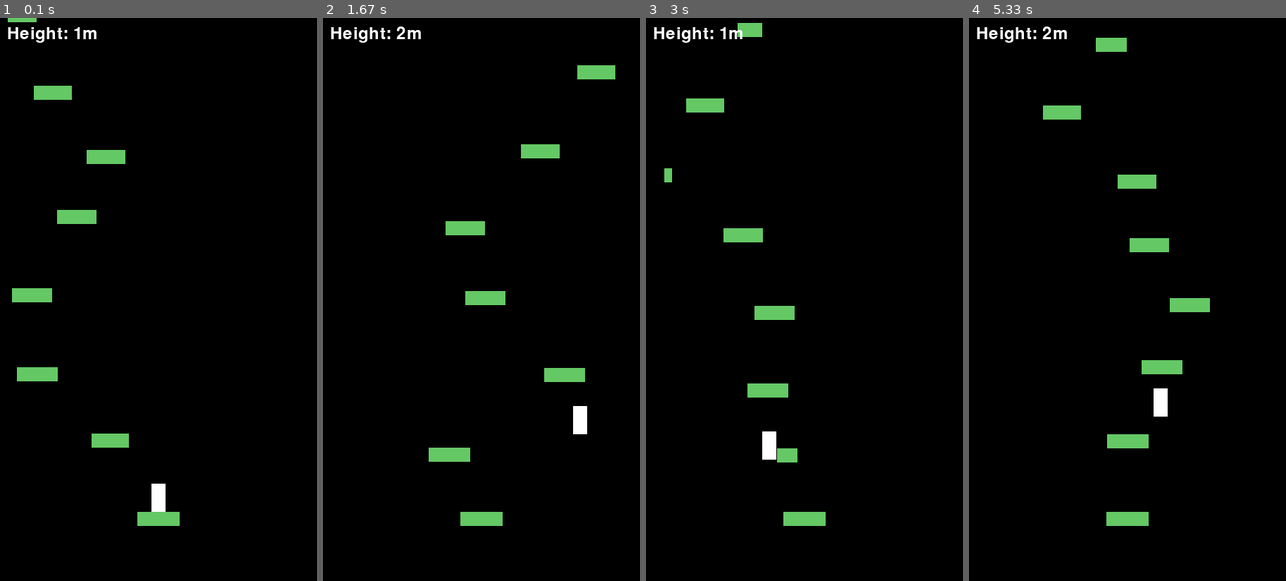
Above: before the commit, frames 1-4 (left to right).
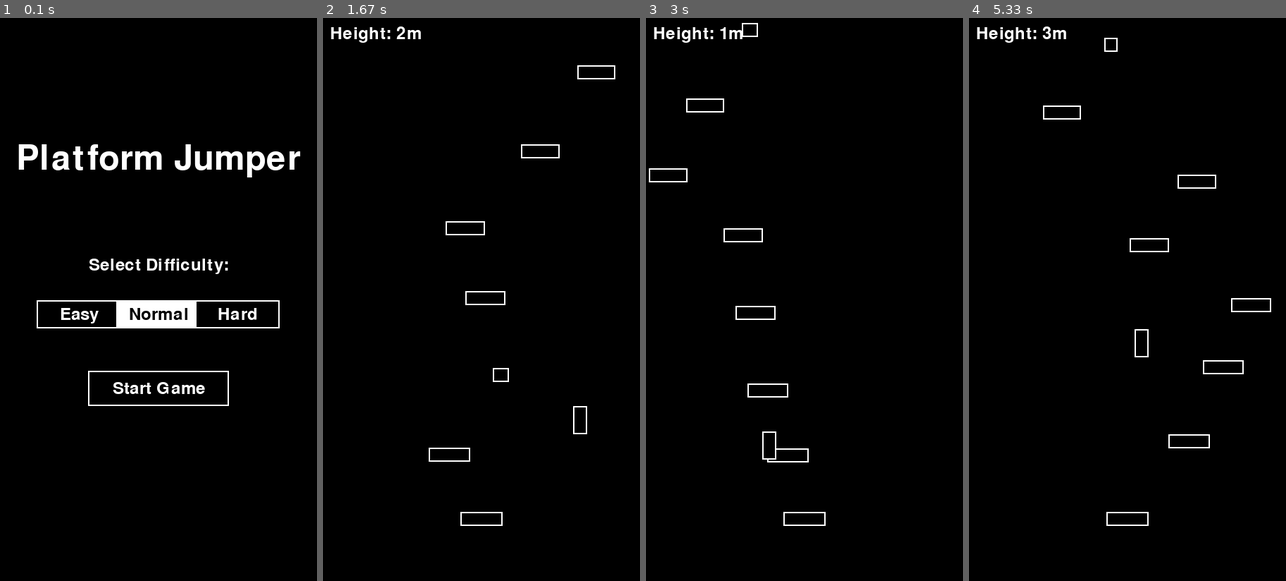
Above: after the commit, the same moments.

Repository: nacjji/platformer_pygame
Game: pygame game, started from main.py
The game is run twice, just before and just after one commit, with the same random seed, the same clock (stepped at 60 frames per second) and the same inputs.
Inputs (mouse positions are in pixels of both pictures, inside the frame that each line leads up to):
- Up to frame 1 (0.1 s): no input
- Up to frame 2 (1.67 s): click (481, 389) at 0.38 s, where only the run after the commit has a clickable "Start Game"; hold Right 0.67-1.13 s; hold R 1.17-1.63 s; hold Right 1.17-1.63 s; tap Space at 1.23, 1.53 s
- Up to frame 3 (3 s): click (804, 338) at 1.72 s; click "RETRY" at 2.55 s; hold Left from 2.83 s (still down); tap Space at 2.9 s
- Up to frame 4 (5.33 s): tap Space at 3.2, 4.23, 4.53, 4.9, 5.2 s; release Left at 3.37 s; click "RETRY" at 3.88 s; hold Right 4.17-4.8 s; hold Left 4.83-5.3 s

The runs differ from the first frame. In frame 1, 7.1% of the frame differs, in the area x 2-95%, y 0-91%; in frame 2, 2.4%; in frame 3, 2.3%; in frame 4, 3.1%.

Commit message:
feat: splash & difficaulty

Diff:
--- a/setup.py
+++ b/setup.py
@@ -7,8 +7,15 @@
     'argv_emulation': False,
     'packages': ['pygame'],
     'includes': ['pygame'],
-    'excludes': ['tkinter', 'numpy', 'OpenGL'],
+    'excludes': ['tkinter'],
     'iconfile': 'icon.png' if os.path.exists('icon.png') else None,
+    'plist': {
+        'CFBundleIdentifier': 'com.yourdomain.platformer',
+        'CFBundleName': 'Platformer',
+        'CFBundleShortVersionString': '1.0.0',
+        'LSMinimumSystemVersion': '10.13.0',
+        'NSHighResolutionCapable': True,
+    }
 }
 
 setup(
--- /dev/null
+++ b/src/config/__init__.py
@@ -0,0 +1 @@
+# 패키지 초기화 파일
--- /dev/null
+++ b/src/config/difficulty_settings.py
@@ -0,0 +1,75 @@
+class DifficultySettings:
+    def __init__(self,
+                 platform_width_decrease,
+                 moving_platform_speed,
+                 moving_platform_max_speed,
+                 moving_platform_chance,
+                 transform_min_speed,
+                 transform_max_speed,
+                 transform_min_width_ratio,
+                 vanish_interval,
+                 vanish_duration,
+                 vanish_platform_chance,
+                 score_multiplier):
+        self.platform_width_decrease = platform_width_decrease
+        self.moving_platform_speed = moving_platform_speed
+        self.moving_platform_max_speed = moving_platform_max_speed
+        self.moving_platform_chance = moving_platform_chance
+        self.transform_min_speed = transform_min_speed
+        self.transform_max_speed = transform_max_speed
+        self.transform_min_width_ratio = transform_min_width_ratio
+        self.vanish_interval = vanish_interval
+        self.vanish_duration = vanish_duration
+        self.vanish_platform_chance = vanish_platform_chance
+        self.score_multiplier = score_multiplier
+
+
+# 난이도별 설정 객체 생성
+EASY = DifficultySettings(
+    platform_width_decrease=0,  # 미적용
+    moving_platform_speed=1,
+    moving_platform_max_speed=4,
+    moving_platform_chance=0.2,
+    transform_min_speed=0.4,
+    transform_max_speed=2.4,
+    transform_min_width_ratio=0.3,
+    vanish_interval=3000,
+    vanish_duration=500,
+    vanish_platform_chance=0.1,
+    score_multiplier=0.9
+)
+
+NORMAL = DifficultySettings(
+    platform_width_decrease=1,
+    moving_platform_speed=2,
+    moving_platform_max_speed=5,
+    moving_platform_chance=0.3,
+    transform_min_speed=0.5,
+    transform_max_speed=2.0,
+    transform_min_width_ratio=0.2,
+    vanish_interval=2000,
+    vanish_duration=1000,
+    vanish_platform_chance=0.2,
+    score_multiplier=1.0
+)
+
+HARD = DifficultySettings(
+    platform_width_decrease=2,
+    moving_platform_speed=3,
+    moving_platform_max_speed=6,
+    moving_platform_chance=0.4,
+    transform_min_speed=0.6,
+    transform_max_speed=1.6,
+    transform_min_width_ratio=0.1,
+    vanish_interval=1000,
+    vanish_duration=1500,
+    vanish_platform_chance=0.3,
+    score_multiplier=1.1
+)
+
+# 난이도 설정 매핑
+DIFFICULTY_SETTINGS = {
+    "Easy": EASY,
+    "Normal": NORMAL,
+    "Hard": HARD
+}
--- a/src/constants.py
+++ b/src/constants.py
@@ -38,24 +38,12 @@
 PLATFORM_MIN_WIDTH = 1   # 최소 발판 너비를 1px로 설정
 PLATFORM_MAX_WIDTH = 60  # 최대 발판 너비
 PLATFORM_WIDTH_DECREASE = 1  # 발판 생성마다 줄어드는 너비
-# 한 화면에 그리는 발판 최대 개수
-PLATFORM_COUNT = SCREEN_HEIGHT // (PLATFORM_HEIGHT + 10)
 
-# 발판 생성 관련
-PLATFORM_MIN_GAP = MAX_JUMP_DISTANCE * 0.7  # 최소 수평 간격 (최대 점프 거리의 30%)
-PLATFORM_MAX_GAP = MAX_JUMP_DISTANCE * 0.9  # 최대 수평 간격 (최대 점프 거리의 70%)
-PLATFORM_MIN_HEIGHT_GAP = MAX_JUMP_HEIGHT * 0.7  # 최소 수직 간격
-PLATFORM_MAX_HEIGHT_GAP = MAX_JUMP_HEIGHT * 0.9  # 최대 수직 간격
 
 # 점프 최대 거리 계산
-MAX_HORIZONTAL_DISTANCE = PLAYER_SPEED * MAX_JUMP_TIME  # 수평으로 이동 가능한 최대 거리
 MAX_VERTICAL_DISTANCE = abs(
     JUMP_POWER * MAX_JUMP_TIME / 2 + 0.5 * GRAVITY * (MAX_JUMP_TIME / 2) ** 2)
 
-# 발판 간격 설정
-MIN_HORIZONTAL_GAP = MAX_HORIZONTAL_DISTANCE * 0.4
-MAX_HORIZONTAL_GAP = MAX_HORIZONTAL_DISTANCE * 0.7
-VERTICAL_GAP = MAX_VERTICAL_DISTANCE * 0.7
 
 # UI 설정
 FONT_SIZE = 36
@@ -68,17 +56,4 @@
 BUTTON_POS = (SCREEN_WIDTH//2 - 100, SCREEN_HEIGHT//2 + 50)  # 버튼 위치
 
 # 움직이는 플랫폼 설정
-MOVING_PLATFORM_SPEED = 3  # 움직이는 플랫폼의 기본 속도
-MOVING_PLATFORM_MAX_SPEED = 6  # 움직이는 플랫폼의 최대 속도
 MOVING_PLATFORM_RANGE = 100  # 움직이는 거리
-MOVING_PLATFORM_CHANCE = 0.4  # 움직이는 플랫폼이 생성될 확률
-
-# 변형 플랫폼 설정
-TRANSFORM_MIN_SPEED = 0.5  # 최소 변형 속도
-TRANSFORM_MAX_SPEED = 2.0  # 최대 변형 속도
-TRANSFORM_MIN_WIDTH_RATIO = 0.2  # 최소 너비 비율 (초기 너비의 10%)
-
-# 사라지는 플랫폼 설정
-VANISH_INTERVAL = 2000  # 사라지고 나타나는 주기 (밀리초)
-VANISH_DURATION = 1000  # 사라져있는 시간 (밀리초)
-VANISH_PLATFORM_CHANCE = 0.15  # 사라지는 플랫폼이 생성될 확률
--- a/src/game.py
+++ b/src/game.py
@@ -4,6 +4,7 @@
 import time
 
 from src.ui.score import ScoreUI
+from src.ui.splash_screen import SplashScreen
 from .constants import *
 from .objects.player import Player
 from .objects.platform import Platform
@@ -19,7 +20,14 @@
         self.font = pygame.font.Font(None, FONT_SIZE)
         self.retry_button = pygame.Rect(
             BUTTON_POS[0], BUTTON_POS[1], BUTTON_SIZE[0], BUTTON_SIZE[1])
-        self.reset_game()
+
+        # 게임 상태 추가
+        self.is_in_splash = True  # 스플래시 화면 상태
+        self.splash_screen = SplashScreen()  # 스플래시 화면 초기화
+
+        # 게임 객체 초기화
+        self.platforms = []
+        self.player = None
 
     def reset_game(self):
         """게임을 초기 상태로 리셋합니다."""
@@ -56,21 +64,33 @@
             if event.type == pygame.QUIT:
                 return False
 
-            if event.type == pygame.KEYDOWN:
-                if event.key == pygame.K_SPACE and not self.player.is_dead:
-                    self.player.jump()
-                elif event.key == pygame.K_r and self.player.is_dead:
+            if event.type == pygame.MOUSEBUTTONDOWN:
+                # 스플래시 화면일 때
+                if self.is_in_splash:
+                    if self.splash_screen.handle_click(event.pos):
+                        # 선택된 난이도 적용
+                        Platform.set_difficulty(
+                            self.splash_screen.selected_difficulty)
+                        self.is_in_splash = False  # 게임 시작
+                        self.reset_game()  # 게임 시작할 때 초기화
+                # 게임 오버 화면일 때
+                elif self.player and self.player.is_dead and self.retry_button.collidepoint(event.pos):
                     self.reset_game()
 
-            # 마우스 클릭 처리
-            if event.type == pygame.MOUSEBUTTONDOWN and self.player.is_dead:
-                if self.retry_button.collidepoint(event.pos):
-                    self.reset_game()
+            if not self.is_in_splash:  # 게임 플레이 중일 때만
+                if event.type == pygame.KEYDOWN:
+                    if event.key == pygame.K_SPACE and not self.player.is_dead:
+                        self.player.jump()
+                    elif event.key == pygame.K_r and self.player.is_dead:
+                        self.reset_game()
 
         return True
 
     def update(self):
         """게임 상태를 업데이트합니다."""
+        if self.is_in_splash:
+            return  # 스플래시 화면에서는 업데이트하지 않음
+
         # 게임오버 상태에서는 업데이트하지 않음
         if self.player.is_dead:
             return
@@ -103,43 +123,46 @@
 
     def draw(self):
         """게임을 화면에 그립니다."""
-        self.screen.fill(BLACK)
+        if self.is_in_splash:
+            self.splash_screen.draw(self.screen)
+        else:
+            self.screen.fill(BLACK)
 
-        # 발판 그리기
-        for platform in self.platforms:
-            platform.draw(self.screen, self.camera_y)
+            # 발판 그리기
+            for platform in self.platforms:
+                platform.draw(self.screen, self.camera_y)
 
-        # 플레이어 그리기
-        self.player.draw(self.screen)
+            # 플레이어 그리기
+            self.player.draw(self.screen)
 
-        # UI 그리기
-        score_text = f"Height: {self.player.score}m"
-        text_surface = self.font.render(score_text, True, WHITE)
-        self.screen.blit(text_surface, (10, 10))
+            # UI 그리기
+            score_text = f"Height: {self.player.score}m"
+            text_surface = self.font.render(score_text, True, WHITE)
+            self.screen.blit(text_surface, (10, 10))
 
-        # 게임오버 화면
-        if self.player.is_dead:
-            # 반투명한 검은색 오버레이
-            overlay = pygame.Surface((SCREEN_WIDTH, SCREEN_HEIGHT))
-            overlay.fill(BLACK)
-            overlay.set_alpha(128)
-            self.screen.blit(overlay, (0, 0))
+            # 게임오버 화면
+            if self.player.is_dead:
+                # 반투명한 검은색 오버레이
+                overlay = pygame.Surface((SCREEN_WIDTH, SCREEN_HEIGHT))
+                overlay.fill(BLACK)
+                overlay.set_alpha(128)
+                self.screen.blit(overlay, (0, 0))
 
-            # 게임오버 텍스트
-            game_over_text = self.font.render('GAME OVER', True, RED)
-            game_over_rect = game_over_text.get_rect(
-                center=(SCREEN_WIDTH//2, SCREEN_HEIGHT//2 - 50))
-            self.screen.blit(game_over_text, game_over_rect)
+                # 게임오버 텍스트
+                game_over_text = self.font.render('GAME OVER', True, RED)
+                game_over_rect = game_over_text.get_rect(
+                    center=(SCREEN_WIDTH//2, SCREEN_HEIGHT//2 - 50))
+                self.screen.blit(game_over_text, game_over_rect)
 
-            # 최종 점수
-            final_score_text = self.font.render(
-                f'Final Score: {self.player.score}m', True, WHITE)
-            final_score_rect = final_score_text.get_rect(
-                center=(SCREEN_WIDTH//2, SCREEN_HEIGHT//2))
-            self.screen.blit(final_score_text, final_score_rect)
+                # 최종 점수
+                final_score_text = self.font.render(
+                    f'Final Score: {self.player.score}m', True, WHITE)
+                final_score_rect = final_score_text.get_rect(
+                    center=(SCREEN_WIDTH//2, SCREEN_HEIGHT//2))
+                self.screen.blit(final_score_text, final_score_rect)
 
-            # Retry 버튼
-            self.draw_button("RETRY", self.retry_button, BUTTON_COLOR)
+                # Retry 버튼
+                self.draw_button("RETRY", self.retry_button, BUTTON_COLOR)
 
         pygame.display.update()
 
--- a/src/objects/platform.py
+++ b/src/objects/platform.py
@@ -2,9 +2,18 @@
 import random
 import time
 from ..constants import *
+from ..config.difficulty_settings import DIFFICULTY_SETTINGS
 
 
 class Platform:
+    # 현재 난이도 설정 (기본값: Normal)
+    current_difficulty = DIFFICULTY_SETTINGS["Normal"]
+
+    @classmethod
+    def set_difficulty(cls, difficulty_name):
+        """난이도 설정을 변경합니다."""
+        cls.current_difficulty = DIFFICULTY_SETTINGS[difficulty_name]
+
     def __init__(self, x, y, width=None, is_moving=False, is_transforming=False, is_vanish=False):
         """
         발판을 초기화합니다.
@@ -24,7 +33,7 @@
         self.width = self.initial_width
         self.height = PLATFORM_HEIGHT
         self.min_width = max(PLATFORM_MIN_WIDTH, int(
-            self.initial_width * TRANSFORM_MIN_WIDTH_RATIO))
+            self.initial_width * self.current_difficulty.transform_min_width_ratio))
 
         # 움직임 관련 속성
         self.is_moving = is_moving
@@ -32,15 +41,16 @@
             self.direction = 1  # 1: 오른쪽, -1: 왼쪽
             height_factor = abs(
                 int((SCREEN_HEIGHT - self.y) / 400))  # 400픽셀당 1씩 증가
-            self.speed = min(MOVING_PLATFORM_SPEED +
-                             height_factor, MOVING_PLATFORM_MAX_SPEED)
+            self.speed = min(self.current_difficulty.moving_platform_speed +
+                             height_factor, self.current_difficulty.moving_platform_max_speed)
             self.move_range = MOVING_PLATFORM_RANGE
 
         # 변형 관련 속성
         self.is_transforming = is_transforming
         if is_transforming:
             self.transform_speed = random.uniform(
-                TRANSFORM_MIN_SPEED, TRANSFORM_MAX_SPEED)
+                self.current_difficulty.transform_min_speed,
+                self.current_difficulty.transform_max_speed)
             self.transform_direction = -1  # -1: 줄어듦, 1: 늘어남
             self.center = self.x + self.width / 2  # 중심점 저장
 
@@ -91,12 +101,12 @@
         if self.is_vanish:
             if self.is_visible:
                 # 보이는 상태에서 VANISH_INTERVAL 시간이 지나면 사라짐
-                if current_time - self.last_vanish_time >= VANISH_INTERVAL:
+                if current_time - self.last_vanish_time >= self.current_difficulty.vanish_interval:
                     self.is_visible = False
                     self.vanish_start_time = current_time
             else:
                 # 사라진 상태에서 VANISH_DURATION 시간이 지나면 다시 나타남
-                if current_time - self.vanish_start_time >= VANISH_DURATION:
+                if current_time - self.vanish_start_time >= self.current_difficulty.vanish_duration:
                     self.is_visible = True
                     self.last_vanish_time = current_time
 
@@ -130,12 +140,20 @@
 
         # 화면에 보이는 발판만 그리기
         if screen_y + self.height > 0 and screen_y < SCREEN_HEIGHT:
-            pygame.draw.rect(screen, GREEN, (
+            # 검은색 바탕 사각형
+            pygame.draw.rect(screen, BLACK, (
                 int(self.x),
                 int(screen_y),
                 int(self.width),
                 int(self.height)
             ))
+            # 하얀색 테두리
+            pygame.draw.rect(screen, WHITE, (
+                int(self.x),
+                int(screen_y),
+                int(self.width),
+                int(self.height)
+            ), 2)  # 두께 2픽셀의 테두리
 
     def is_point_above(self, x, y):
         """주어진 점이 발판 바로 위에 있는지 확인합니다."""
@@ -210,7 +228,7 @@
             width = PLATFORM_MAX_WIDTH
         else:
             width = max(PLATFORM_MIN_WIDTH, current_width -
-                        PLATFORM_WIDTH_DECREASE)
+                        cls.current_difficulty.platform_width_decrease)
 
         # 최대 점프 거리 계산 (수평)
         max_jump_distance = PLAYER_SPEED * abs(2 * JUMP_POWER / GRAVITY)
@@ -234,19 +252,19 @@
 
         # 이전 플랫폼이 사라지는 플랫폼이었다면 일반 또는 움직이는 플랫폼만 생성 가능
         if prev_platform and hasattr(prev_platform, 'is_vanish') and prev_platform.is_vanish:
-            if platform_type < MOVING_PLATFORM_CHANCE:
+            if platform_type < cls.current_difficulty.moving_platform_chance:
                 return cls(x, y, width, is_moving=True)
             else:
                 return cls(x, y, width)
 
-        # 움직이는 플랫폼 (30% 확률)
-        if platform_type < MOVING_PLATFORM_CHANCE:
+        # 움직이는 플랫폼
+        if platform_type < cls.current_difficulty.moving_platform_chance:
             return cls(x, y, width, is_moving=True)
         # 변형되는 플랫폼 (20% 확률)
-        elif platform_type < MOVING_PLATFORM_CHANCE + 0.2:
+        elif platform_type < cls.current_difficulty.moving_platform_chance + 0.2:
             return cls(x, y, width, is_transforming=True)
-        # 사라지는 플랫폼 (15% 확률)
-        elif platform_type < MOVING_PLATFORM_CHANCE + 0.2 + VANISH_PLATFORM_CHANCE:
+        # 사라지는 플랫폼
+        elif platform_type < cls.current_difficulty.moving_platform_chance + 0.2 + cls.current_difficulty.vanish_platform_chance:
             return cls(x, y, width, is_vanish=True)
         # 일반 플랫폼
         else:
--- a/src/objects/player.py
+++ b/src/objects/player.py
@@ -1,6 +1,7 @@
 import pygame
 from ..constants import *
 from ..actions.movement import Movement
+from ..objects.platform import Platform  # Platform 클래스 임포트 추가
 
 
 class Player:
@@ -52,12 +53,20 @@
 
     def draw(self, screen):
         """플레이어를 화면에 그립니다."""
+        # 검은색 바탕 사각형
+        pygame.draw.rect(screen, BLACK, (
+            int(self.pos_x - PLAYER_WIDTH/2),
+            int(self.screen_y - PLAYER_HEIGHT/2),
+            PLAYER_WIDTH,
+            PLAYER_HEIGHT
+        ))
+        # 하얀색 테두리
         pygame.draw.rect(screen, WHITE, (
             int(self.pos_x - PLAYER_WIDTH/2),
             int(self.screen_y - PLAYER_HEIGHT/2),
             PLAYER_WIDTH,
             PLAYER_HEIGHT
-        ))
+        ), 2)  # 두께 2픽셀의 테두리
 
     def update_screen_position(self, camera_y):
         """화면상의 위치를 업데이트합니다."""
@@ -68,6 +77,9 @@
         # 시작 위치로부터의 높이를 계산 (위로 갈수록 y값이 작아짐)
         current_height = abs(
             int((SCREEN_HEIGHT - self.pos_y) / 100))  # 100픽셀당 1m
+
         if current_height > self.max_height:
             self.max_height = current_height
-            self.score = self.max_height
+            # 난이도 배율 적용
+            self.score = int(self.max_height *
+                             Platform.current_difficulty.score_multiplier)
--- /dev/null
+++ b/src/ui/splash_screen.py
@@ -0,0 +1,77 @@
+import pygame
+from ..constants import *
+
+
+class SplashScreen:
+    def __init__(self):
+        self.font = pygame.font.Font(None, FONT_SIZE)
+        self.title_font = pygame.font.Font(None, FONT_SIZE * 2)
+
+        # 버튼 크기와 위치 설정
+        self.start_button = pygame.Rect(
+            SCREEN_WIDTH//2 - 100,
+            SCREEN_HEIGHT//2 + 100,
+            200, 50
+        )
+
+        # 난이도 버튼들
+        button_y = SCREEN_HEIGHT//2
+        self.easy_button = pygame.Rect(SCREEN_WIDTH//4 - 60, button_y, 120, 40)
+        self.normal_button = pygame.Rect(
+            SCREEN_WIDTH//2 - 60, button_y, 120, 40)
+        self.hard_button = pygame.Rect(
+            SCREEN_WIDTH * 3//4 - 60, button_y, 120, 40)
+
+        # 선택된 난이도 (기본값: Normal)
+        self.selected_difficulty = "Normal"
+
+    def draw(self, screen):
+        screen.fill(BLACK)
+
+        # 타이틀 그리기
+        title = self.title_font.render("Platform Jumper", True, WHITE)
+        title_rect = title.get_rect(center=(SCREEN_WIDTH//2, SCREEN_HEIGHT//4))
+        screen.blit(title, title_rect)
+
+        # 난이도 선택 텍스트
+        difficulty_text = self.font.render("Select Difficulty:", True, WHITE)
+        difficulty_rect = difficulty_text.get_rect(
+            center=(SCREEN_WIDTH//2, SCREEN_HEIGHT//2 - 50))
+        screen.blit(difficulty_text, difficulty_rect)
+
+        # 난이도 버튼 그리기
+        difficulties = [
+            (self.easy_button, "Easy"),
+            (self.normal_button, "Normal"),
+            (self.hard_button, "Hard")
+        ]
+
+        for button, text in difficulties:
+            color = WHITE if text == self.selected_difficulty else BLACK
+            pygame.draw.rect(screen, color, button)
+            pygame.draw.rect(screen, WHITE, button, 2)
+
+            text_surface = self.font.render(text, True,
+                                            BLACK if text == self.selected_difficulty else WHITE)
+            text_rect = text_surface.get_rect(center=button.center)
+            screen.blit(text_surface, text_rect)
+
+        # Start Game 버튼 그리기
+        pygame.draw.rect(screen, BLACK, self.start_button)
+        pygame.draw.rect(screen, WHITE, self.start_button, 2)
+
+        start_text = self.font.render("Start Game", True, WHITE)
+        start_rect = start_text.get_rect(center=self.start_button.center)
+        screen.blit(start_text, start_rect)
+
+    def handle_click(self, pos):
+        # 난이도 버튼 클릭 처리
+        if self.easy_button.collidepoint(pos):
+            self.selected_difficulty = "Easy"
+        elif self.normal_button.collidepoint(pos):
+            self.selected_difficulty = "Normal"
+        elif self.hard_button.collidepoint(pos):
+            self.selected_difficulty = "Hard"
+        elif self.start_button.collidepoint(pos):
+            return True  # 게임 시작 신호
+        return False  # 게임 시작하지 않음
